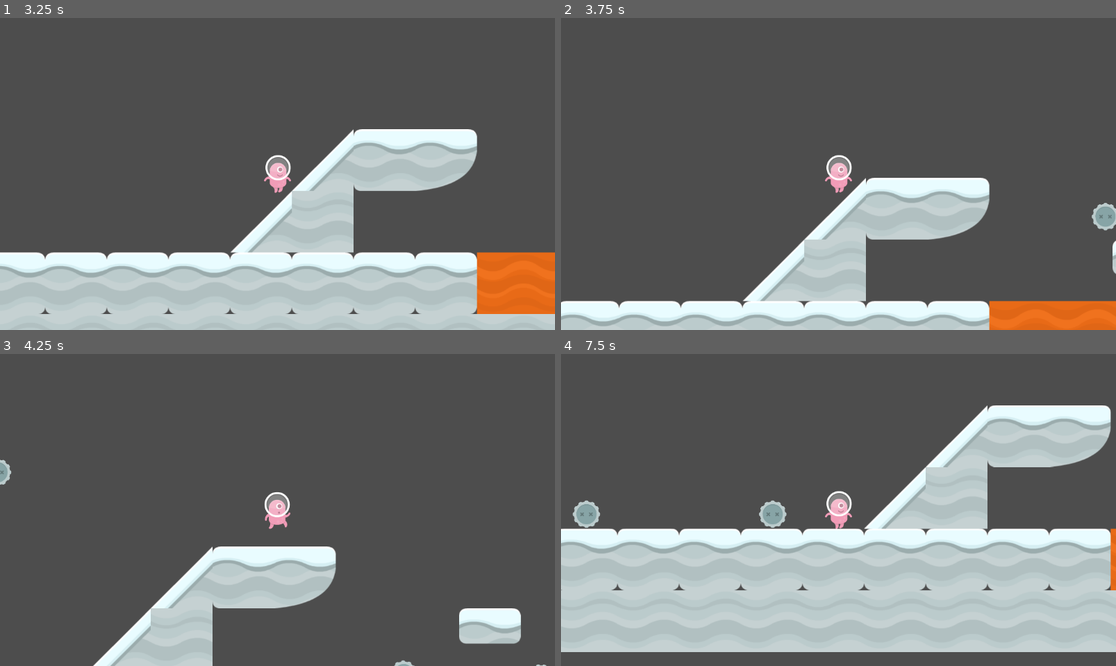
Above: before the commit, frames 1-4 (two rows, left to right).
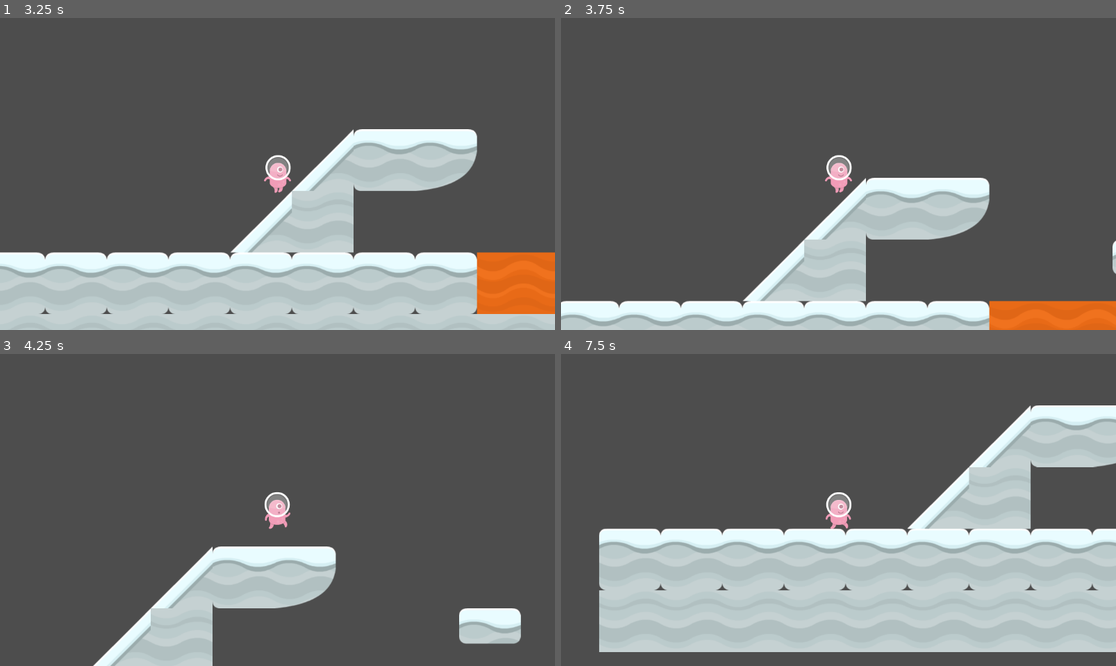
Above: after the commit, the same moments.

Repository: alicfamahdi/game-dev-tutorial-4
Game: Godot game, scene res://scenes/Level2.tscn
Same seed, same stepped clock (60 frames per second), same inputs: the game is played once before the commit and once after it. This scene is started directly instead of the project's main scene.
Inputs:
- Up to frame 1 (3.25 s): tap Enter at 0.5 s; hold Right (right) 0.53-2.03 s; tap Space (jump) at 0.77, 1.52, 3.02 s; hold A (left) 2.03-2.78 s; hold Right (right) from 2.78 s (still down)
- Up to frame 2 (3.75 s): keep holding Right (right)
- Up to frame 3 (4.25 s): keep holding Right (right); tap Space (jump) at 3.77 s
- Up to frame 4 (7.5 s): release Right (right) at 4.28 s; hold A (left) 4.28-5.03 s; tap Space (jump) at 4.52, 6.02, 6.77 s; hold Right (right) 5.03-5.78 s; hold A (left) 5.78-7.28 s; hold Right (right) from 7.28 s (still down)

Frame 1 is identical in both runs. In frame 2, 0.3% of the frame differs, in the area x 95-100%, y 59-69%; in frame 3, 0.2%; in frame 4, 13%, in the area x 0-100%, y 16-96%.

Commit message:
feat: readme

Diff:
--- a/scenes/FallingFish.tscn
+++ b/scenes/FallingFish.tscn
@@ -5,8 +5,10 @@
 
 [sub_resource type="CapsuleShape2D" id="CapsuleShape2D_o72ex"]
 
+[sub_resource type="RectangleShape2D" id="RectangleShape2D_o72ex"]
+size = Vector2(40, 60)
+
 [node name="FallingFish" type="RigidBody2D" unique_id=1294371839]
-script = ExtResource("1_o72ex")
 
 [node name="CollisionShape2D" type="CollisionShape2D" parent="." unique_id=260981495]
 scale = Vector2(2, 2)
@@ -15,3 +17,9 @@
 [node name="Sprite2D" type="Sprite2D" parent="." unique_id=1495863043]
 scale = Vector2(0.5, 0.5)
 texture = ExtResource("1_clc22")
+
+[node name="Area2D" type="Area2D" parent="." unique_id=566864901]
+script = ExtResource("1_o72ex")
+
+[node name="CollisionShape2D" type="CollisionShape2D" parent="Area2D" unique_id=980009683]
+shape = SubResource("RectangleShape2D_o72ex")
--- a/scenes/FallingSaw.tscn
+++ b/scenes/FallingSaw.tscn
@@ -5,8 +5,10 @@
 
 [sub_resource type="CircleShape2D" id="CircleShape2D_frowf"]
 
+[sub_resource type="RectangleShape2D" id="RectangleShape2D_frowf"]
+size = Vector2(60, 60)
+
 [node name="FallingSaw" type="RigidBody2D" unique_id=1606455538]
-script = ExtResource("1_frowf")
 
 [node name="Sprite2D" type="Sprite2D" parent="." unique_id=110605878]
 scale = Vector2(0.5, 0.5)
@@ -15,3 +17,11 @@
 [node name="CollisionShape2D" type="CollisionShape2D" parent="." unique_id=281107574]
 scale = Vector2(3, 3)
 shape = SubResource("CircleShape2D_frowf")
+
+[node name="Area2D" type="Area2D" parent="." unique_id=851432114]
+script = ExtResource("1_frowf")
+
+[node name="CollisionShape2D" type="CollisionShape2D" parent="Area2D" unique_id=871380932]
+shape = SubResource("RectangleShape2D_frowf")
+
+[connection signal="body_entered" from="Area2D" to="Area2D" method="_on_FallArea_body_entered"]
--- a/scenes/falling_fish.gd
+++ b/scenes/falling_fish.gd
@@ -1,4 +1,4 @@
-extends RigidBody2D
+extends Area2D
 
 @export var sceneName = "LoseScreen"
 
Not shown, added: README.md
